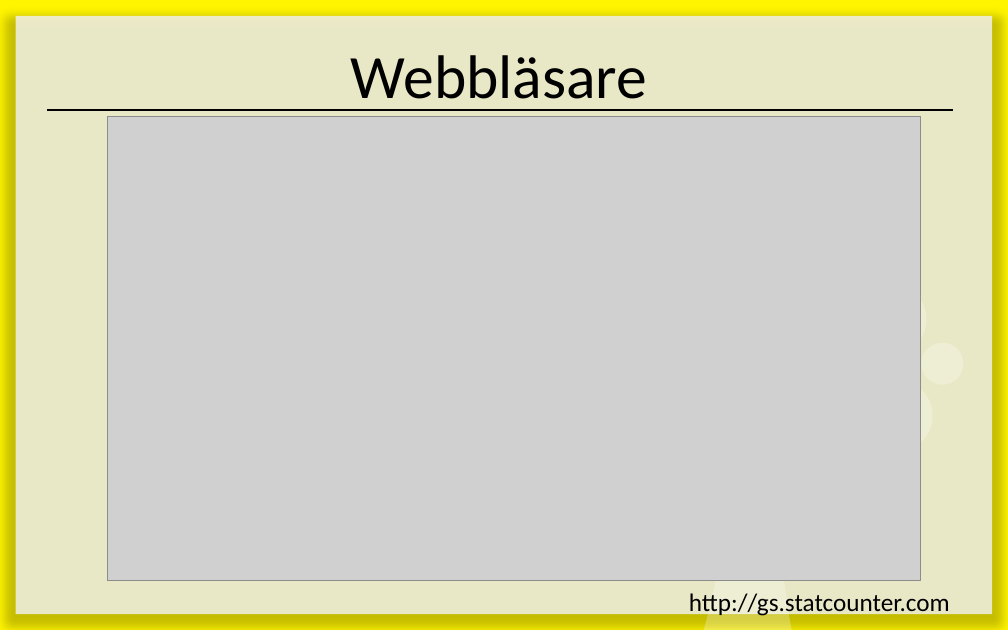
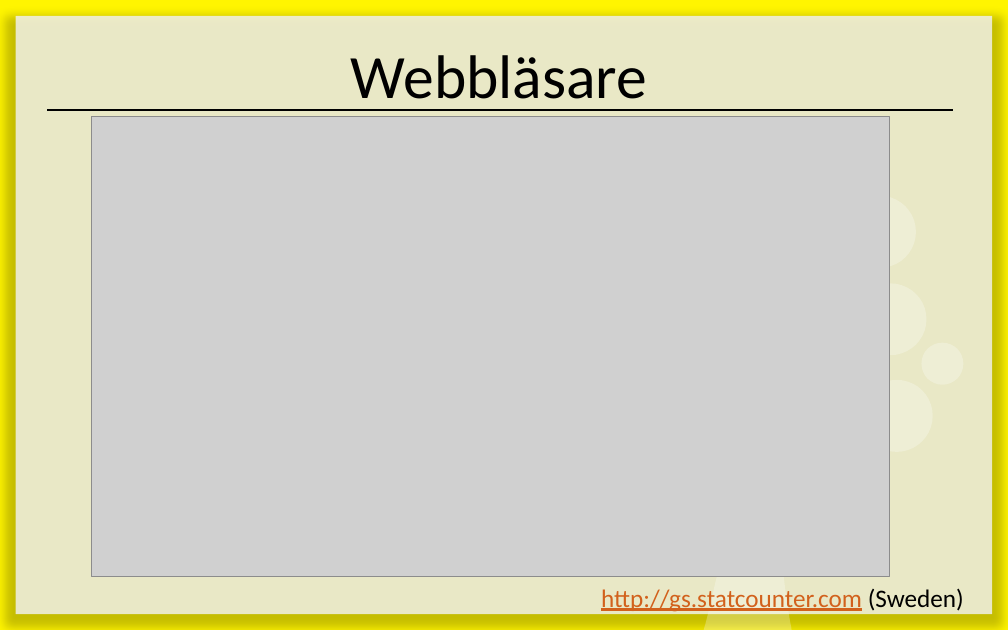
Before and after one commit to 1ik415/Kursmaterial, a slide deck: slide 8 of Föreläsningar/F04 - Webbteknik.pptx. Drawn at 1008x630 pixels with LibreOffice and Linux fonts; fonts in the diff are those of the drawing; grey boxes stand for pictures. Boxes give left, top, right and bottom in pixels: in the first picture for what was removed or moved away, otherwise in the second. Text is boxed around its words. In the diff, an @@ line names an element or a change of style, - is before the commit and + after.

```diff
--- a/Föreläsningar/F04 - Webbteknik.pptx
+++ b/Föreläsningar/F04 - Webbteknik.pptx
@@ picture: place and size @@
-picture at bbox=[107, 117, 920, 581]
+picture at bbox=[92, 117, 890, 578]
@@ freeform shape added at bbox=[844, 196, 915, 267], fill #FFFFFF at 27% opacity @@
@@ text at bbox=[601, 588, 964, 612]: text changed; text colour #000000 to #D2611C @@
-http://gs.statcounter.com
+http://gs.statcounter.com (Sweden)
```
Also in this commit, not shown: 7 other slides changed.
